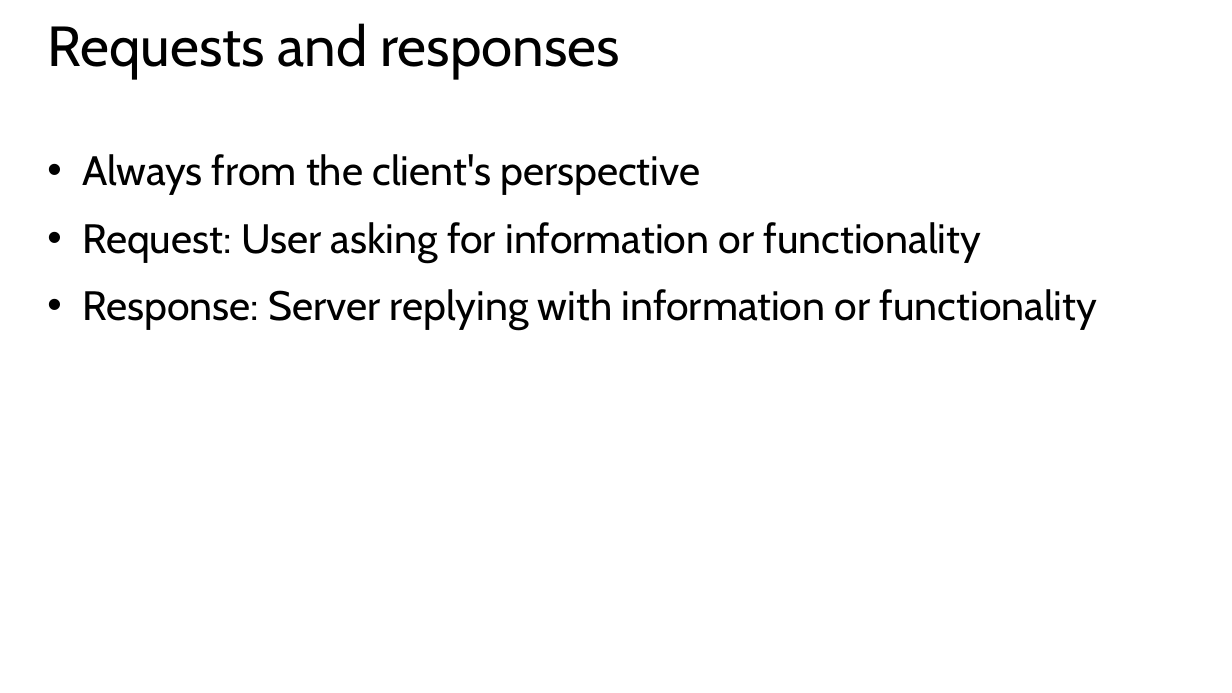
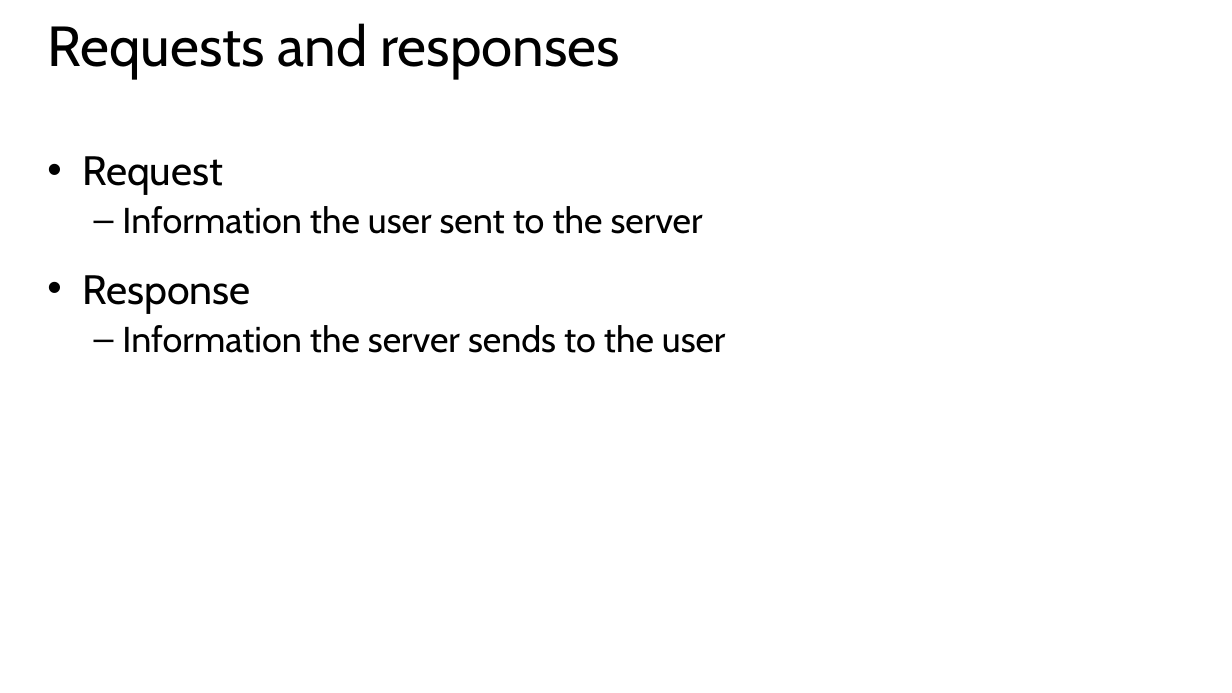
Before and after one commit to GeekTrainer/Flask, a slide deck: slide 6 of Slides/Module 2 - Creating web pages in Flask.pptx (slide 5 before the commit). Drawn at 1232x693 pixels with LibreOffice and Linux fonts; fonts in the diff are those of the drawing. Boxes give left, top, right and bottom in pixels: in the first picture for what was removed or moved away, otherwise in the second. Text is boxed around its words. In the diff, an @@ line names an element or a change of style, - is before the commit and + after.

Commit message:
Slide work

```diff
--- a/Slides/Module 2 - Creating web pages in Flask.pptx
+++ b/Slides/Module 2 - Creating web pages in Flask.pptx
@@ text at [82, 156, 726, 353]: text changed; size 32 to 28 pt @@
-• Always from the client's perspective
-• Request: User asking for information or functionality
-• Response: Server replying with information or functionality
+• Request
+  – Information the user sent to the server
+• Response
+  – Information the server sends to the user
```
Also in this commit, not shown: 3 slides added, 1 slide removed, 1 other file.
